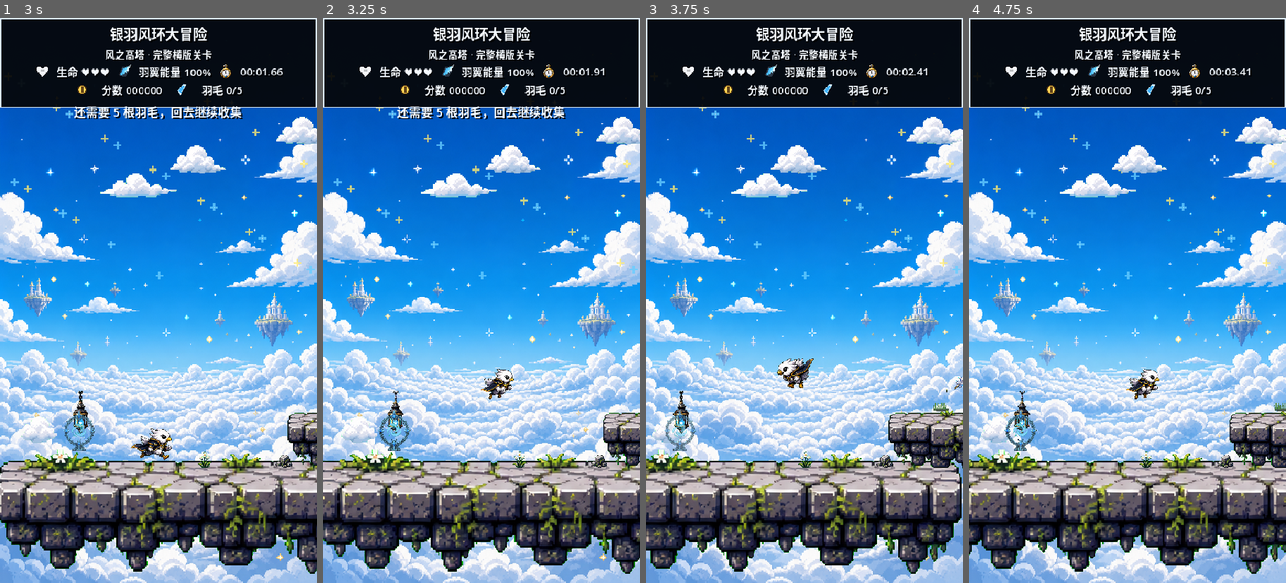
Above: before the commit, frames 1-4 (left to right).
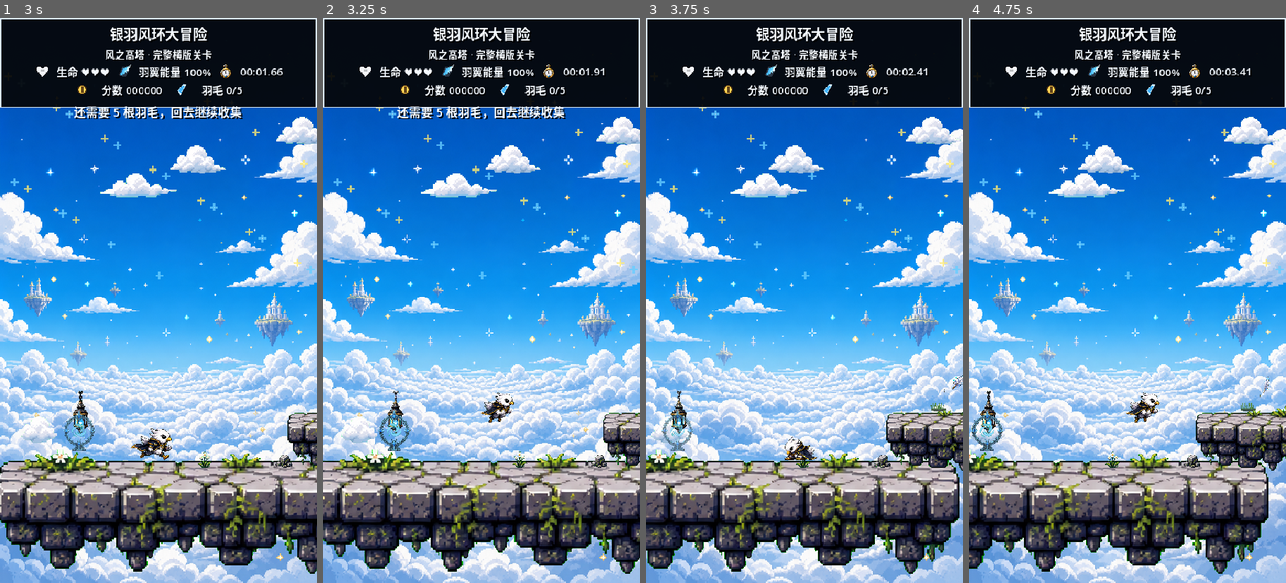
Above: after the commit, the same moments.

Repository: ETO-ze/yinyu-fenghuan-damaoxian
Game: Godot game, scene res://scenes/StartMenu.tscn
The game is run twice, just before and just after one commit, with the same random seed, the same clock (stepped at 60 frames per second) and the same inputs.
Inputs (mouse positions are in pixels of both pictures, inside the frame that each line leads up to):
- Up to frame 1 (3 s): click (161, 272) at 0.5 s; click (161, 227) at 1.25 s; tap Enter at 2 s; move the mouse to (228, 272) at 2.02 s; hold S (crouch) 2.03-2.78 s; hold D (move_right) from 2.03 s (still down); tap W at 2.27 s; tap Shift (dash) at 2.3, 2.85 s; move the mouse to (95, 328) at 2.77 s
- Up to frame 2 (3.25 s): keep holding D (move_right); tap W at 3.02 s; tap S (crouch) at 3.05 s
- Up to frame 3 (3.75 s): move the mouse to (836, 176) at 3.52 s; release D (move_right) at 3.53 s; hold A (move_left) from 3.53 s (still down); hold S (crouch) from 3.53 s (still down)
- Up to frame 4 (4.75 s): tap Shift (dash) at 3.8, 4.35 s; move the mouse to (1111, 413) at 4.27 s; release A (move_left) at 4.28 s; release S (crouch) at 4.28 s; hold D (move_right) from 4.28 s (still down); tap W at 4.52 s; tap S (crouch) at 4.55 s

Frame 1 is identical in both runs. In frame 2, 0.5% of the frame differs, in the area x 49-61%, y 62-72%; in frame 3, 10%; in frame 4, 19%, in the area x 0-100%, y 17-99%.

Commit message:
feat: improve controls and add audio manager

Diff:
--- a/project.godot
+++ b/project.godot
@@ -21,6 +21,7 @@
 [autoload]
 
 SaveManager="*res://scripts/SaveManager.gd"
+AudioManager="*res://scripts/AudioManager.gd"
 
 [display]
 
--- /dev/null
+++ b/scripts/AudioManager.gd
@@ -0,0 +1,93 @@
+extends Node
+
+const SFX_PATHS := {
+	"menu_select": "res://assets/audio/sfx/menu_select.wav",
+	"menu_confirm": "res://assets/audio/sfx/menu_confirm.wav",
+	"jump": "res://assets/audio/sfx/jump.wav",
+	"land": "res://assets/audio/sfx/land.wav",
+	"dash": "res://assets/audio/sfx/dash.wav",
+	"collect_feather": "res://assets/audio/sfx/collect_feather.wav",
+	"collect_coin": "res://assets/audio/sfx/collect_coin.wav",
+	"portal_locked": "res://assets/audio/sfx/portal_locked.wav",
+	"portal_clear": "res://assets/audio/sfx/portal_clear.wav",
+	"chest_open": "res://assets/audio/sfx/chest_open.wav"
+}
+
+const BGM_PATHS := {
+	"title": "res://assets/audio/bgm/title_theme.ogg",
+	"level_01": "res://assets/audio/bgm/level_01.ogg"
+}
+
+var _bgm_player: AudioStreamPlayer
+var _sfx_pool: Array[AudioStreamPlayer] = []
+var _last_missing_warning: Dictionary = {}
+
+
+func _ready() -> void:
+	_bgm_player = AudioStreamPlayer.new()
+	_bgm_player.name = "BGMPlayer"
+	add_child(_bgm_player)
+
+	for i in range(8):
+		var player := AudioStreamPlayer.new()
+		player.name = "SFXPlayer_%02d" % i
+		add_child(player)
+		_sfx_pool.append(player)
+
+
+func play_sfx(name: String) -> void:
+	if not SFX_PATHS.has(name):
+		_warn_once("unknown_sfx_" + name, "AudioManager: unknown sfx: %s" % name)
+		return
+
+	var stream := _load_audio_stream(SFX_PATHS[name])
+	if stream == null:
+		_warn_once("missing_sfx_" + name, "AudioManager: missing sfx resource: %s" % SFX_PATHS[name])
+		return
+
+	var player := _get_free_sfx_player()
+	player.stream = stream
+	player.play()
+
+
+func play_bgm(name: String) -> void:
+	if not BGM_PATHS.has(name):
+		_warn_once("unknown_bgm_" + name, "AudioManager: unknown bgm: %s" % name)
+		return
+
+	var stream := _load_audio_stream(BGM_PATHS[name])
+	if stream == null:
+		_warn_once("missing_bgm_" + name, "AudioManager: missing bgm resource: %s" % BGM_PATHS[name])
+		return
+
+	if _bgm_player.stream == stream and _bgm_player.playing:
+		return
+
+	_bgm_player.stop()
+	_bgm_player.stream = stream
+	_bgm_player.play()
+
+
+func stop_bgm() -> void:
+	if _bgm_player:
+		_bgm_player.stop()
+
+
+func _get_free_sfx_player() -> AudioStreamPlayer:
+	for player in _sfx_pool:
+		if not player.playing:
+			return player
+	return _sfx_pool[0]
+
+
+func _load_audio_stream(path: String) -> AudioStream:
+	if not ResourceLoader.exists(path):
+		return null
+	return load(path) as AudioStream
+
+
+func _warn_once(key: String, message: String) -> void:
+	if _last_missing_warning.has(key):
+		return
+	_last_missing_warning[key] = true
+	push_warning(message)
--- a/scripts/Coin.gd
+++ b/scripts/Coin.gd
@@ -35,6 +35,7 @@
 	if body.has_method("add_score"):
 		taken = true
 		body.call("add_score", score_value)
+		_play_sfx("collect_coin")
 		var tween := create_tween()
 		tween.set_parallel(true)
 		tween.tween_property(self, "scale", Vector2(1.7, 1.7), 0.16)
@@ -86,3 +87,9 @@
 
 	draw_circle(Vector2.ZERO, 10.0, Color(1.0, 0.76, 0.16))
 	draw_circle(Vector2.ZERO, 6.0, Color(0.95, 0.55, 0.05))
+
+
+func _play_sfx(sound_name: String) -> void:
+	var audio_manager := get_node_or_null("/root/AudioManager")
+	if audio_manager != null:
+		audio_manager.call("play_sfx", sound_name)
--- a/scripts/Collectible.gd
+++ b/scripts/Collectible.gd
@@ -38,6 +38,7 @@
 	if body.has_method("add_feather"):
 		taken = true
 		body.call("add_feather", feather_value, score_value)
+		_play_sfx("collect_feather")
 		collected.emit(feather_value, score_value)
 
 		var tween := create_tween()
@@ -102,3 +103,9 @@
 	generated_sprite.scale = Vector2(0.36, 0.36)
 	add_child(generated_sprite)
 	generated_sprite.play(animation_name)
+
+
+func _play_sfx(sound_name: String) -> void:
+	var audio_manager := get_node_or_null("/root/AudioManager")
+	if audio_manager != null:
+		audio_manager.call("play_sfx", sound_name)
--- a/scripts/Main.gd
+++ b/scripts/Main.gd
@@ -42,6 +42,7 @@
 			pending_loaded_save = loaded_save
 
 	hud = $HUD
+	_play_bgm("level_01")
 	_build_parallax_background()
 	_build_background_silhouettes()
 	_validate_level_layout()
@@ -844,3 +845,9 @@
 func _refresh_hud() -> void:
 	if hud:
 		hud.call("update_stats", player_lives, player_energy, player_score, player_feathers, level_data.required_feathers, level_data.level_name, elapsed)
+
+
+func _play_bgm(track_name: String) -> void:
+	var audio_manager := get_node_or_null("/root/AudioManager")
+	if audio_manager != null:
+		audio_manager.call("play_bgm", track_name)
--- a/scripts/NextLevelPortal.gd
+++ b/scripts/NextLevelPortal.gd
@@ -57,9 +57,11 @@
 
 	if count >= required_feathers:
 		activated = true
+		_play_sfx("portal_clear")
 		victory_requested.emit()
 		return true
 
+	_play_sfx("portal_locked")
 	locked_attempt.emit(required_feathers, count)
 	return false
 
@@ -98,3 +100,9 @@
 	generated_sprite.texture = texture
 	generated_sprite.scale = Vector2(0.92, 0.92)
 	add_child(generated_sprite)
+
+
+func _play_sfx(sound_name: String) -> void:
+	var audio_manager := get_node_or_null("/root/AudioManager")
+	if audio_manager != null:
+		audio_manager.call("play_sfx", sound_name)
--- a/scripts/Player.gd
+++ b/scripts/Player.gd
@@ -9,6 +9,9 @@
 const DASH_SPEED := 330.0
 const DASH_ENERGY_DRAIN := 13.0
 const JUMP_VELOCITY := -530.0
+const COYOTE_TIME := 0.10
+const JUMP_BUFFER_TIME := 0.12
+const JUMP_CUT_MULTIPLIER := 0.48
 const GRAVITY := 1080.0
 const GLIDE_GRAVITY := 280.0
 const GLIDE_MAX_FALL_SPEED := 95.0
@@ -30,6 +33,8 @@
 var celebrating := false
 var defeated_state := false
 var input_locked := false
+var coyote_timer := 0.0
+var jump_buffer_timer := 0.0
 var generated_sprite: AnimatedSprite2D
 
 @onready var collision_shape: CollisionShape2D = $CollisionShape2D
@@ -50,6 +55,16 @@
 		_update_sprite_animation()
 		return
 
+	if Input.is_action_just_pressed("jump"):
+		jump_buffer_timer = JUMP_BUFFER_TIME
+	else:
+		jump_buffer_timer = max(0.0, jump_buffer_timer - delta)
+
+	if is_on_floor():
+		coyote_timer = COYOTE_TIME
+	else:
+		coyote_timer = max(0.0, coyote_timer - delta)
+
 	var input_axis := Input.get_axis("move_left", "move_right")
 	if input_axis != 0.0:
 		facing = sign(input_axis)
@@ -57,8 +72,12 @@
 	is_crouching = is_on_floor() and Input.is_action_pressed("crouch")
 	_update_collision_pose()
 
+	var was_dashing := is_dashing
 	var wants_dash := Input.is_action_pressed("dash") and input_axis != 0.0 and not is_crouching and wing_energy > 0.0
 	is_dashing = wants_dash
+	if is_dashing and not was_dashing:
+		_play_sfx("dash")
+
 	var move_speed := MOVE_SPEED
 	if is_crouching:
 		move_speed = CROUCH_SPEED
@@ -74,9 +93,15 @@
 		if not is_dashing:
 			var regen_rate := 64.0 if is_crouching else 45.0
 			wing_energy = min(100.0, wing_energy + regen_rate * delta)
-		if not is_crouching and Input.is_action_just_pressed("jump"):
-			velocity.y = JUMP_VELOCITY
-	else:
+
+	var can_jump := not is_crouching and jump_buffer_timer > 0.0 and coyote_timer > 0.0
+	if can_jump:
+		velocity.y = JUMP_VELOCITY
+		jump_buffer_timer = 0.0
+		coyote_timer = 0.0
+		is_gliding = false
+		_play_sfx("jump")
+	elif not is_on_floor():
 		var wants_glide := Input.is_action_pressed("glide") or Input.is_action_pressed("jump")
 		is_gliding = wants_glide and velocity.y > 0.0 and wing_energy > 0.0
 		if is_gliding:
@@ -87,6 +112,9 @@
 			velocity.y += GRAVITY * delta
 			velocity.y = min(velocity.y, MAX_FALL_SPEED)
 
+	if Input.is_action_just_released("jump") and velocity.y < 0.0:
+		velocity.y *= JUMP_CUT_MULTIPLIER
+
 	move_and_slide()
 
 	# Falling below the cloud layer costs one life and returns the hero to the start.
@@ -121,6 +149,12 @@
 
 func set_spawn_position(pos: Vector2) -> void:
 	spawn_position = pos
+
+
+func _play_sfx(sound_name: String) -> void:
+	var audio_manager := get_node_or_null("/root/AudioManager")
+	if audio_manager != null:
+		audio_manager.call("play_sfx", sound_name)
 
 
 func celebrate() -> void:
--- a/scripts/RewardChest.gd
+++ b/scripts/RewardChest.gd
@@ -35,6 +35,7 @@
 		body.call("add_score", score_value)
 		if body.has_method("restore_energy"):
 			body.call("restore_energy", energy_value)
+		_play_sfx("chest_open")
 		_set_open_sprite()
 		_spawn_reward_sparkles()
 		reward_claimed.emit(score_value, energy_value)
@@ -116,3 +117,9 @@
 	])
 	bit.color = fallback_color
 	return bit
+
+
+func _play_sfx(sound_name: String) -> void:
+	var audio_manager := get_node_or_null("/root/AudioManager")
+	if audio_manager != null:
+		audio_manager.call("play_sfx", sound_name)
--- a/scripts/StartMenu.gd
+++ b/scripts/StartMenu.gd
@@ -23,6 +23,7 @@
 	_wire_button(_start_button, _start_text, Callable(self, "_start_game"))
 	_wire_button(_continue_button, _continue_text, Callable(self, "_show_no_save_message"))
 	_wire_button(_settings_button, _settings_text, Callable(self, "_toggle_controls"))
+	_play_bgm("title")
 	resized.connect(_layout_canvas)
 	_layout_canvas()
 
@@ -56,6 +57,7 @@
 	button.pressed.connect(callback)
 	button.mouse_entered.connect(func() -> void:
 		text_sprite.modulate = Color(1.0, 0.92, 0.48)
+		_play_sfx("menu_select")
 	)
 	button.mouse_exited.connect(func() -> void:
 		text_sprite.modulate = Color.WHITE
@@ -86,6 +88,7 @@
 
 	var save_manager := get_node_or_null("/root/SaveManager")
 	if save_manager != null and bool(save_manager.call("request_continue")):
+		_play_sfx("menu_confirm")
 		_starting = true
 		_hint_sprite.visible = false
 		_hint_label.visible = true
@@ -108,6 +111,7 @@
 		return
 
 	_starting = true
+	_play_sfx("menu_confirm")
 	var save_manager := get_node_or_null("/root/SaveManager")
 	if save_manager != null:
 		save_manager.call("start_new_game")
@@ -121,3 +125,15 @@
 		_starting = false
 		_hint_label.text = "关卡加载失败，请检查 Main.tscn"
 		push_error("StartMenu failed to load %s, error %s" % [MAIN_SCENE_PATH, err])
+
+
+func _play_sfx(sound_name: String) -> void:
+	var audio_manager := get_node_or_null("/root/AudioManager")
+	if audio_manager != null:
+		audio_manager.call("play_sfx", sound_name)
+
+
+func _play_bgm(track_name: String) -> void:
+	var audio_manager := get_node_or_null("/root/AudioManager")
+	if audio_manager != null:
+		audio_manager.call("play_bgm", track_name)
Not shown, added: scripts/AudioManager.gd.uid
Not shown, changed: README.md
Not shown, added: docs/RELEASE_CHECKLIST.md
